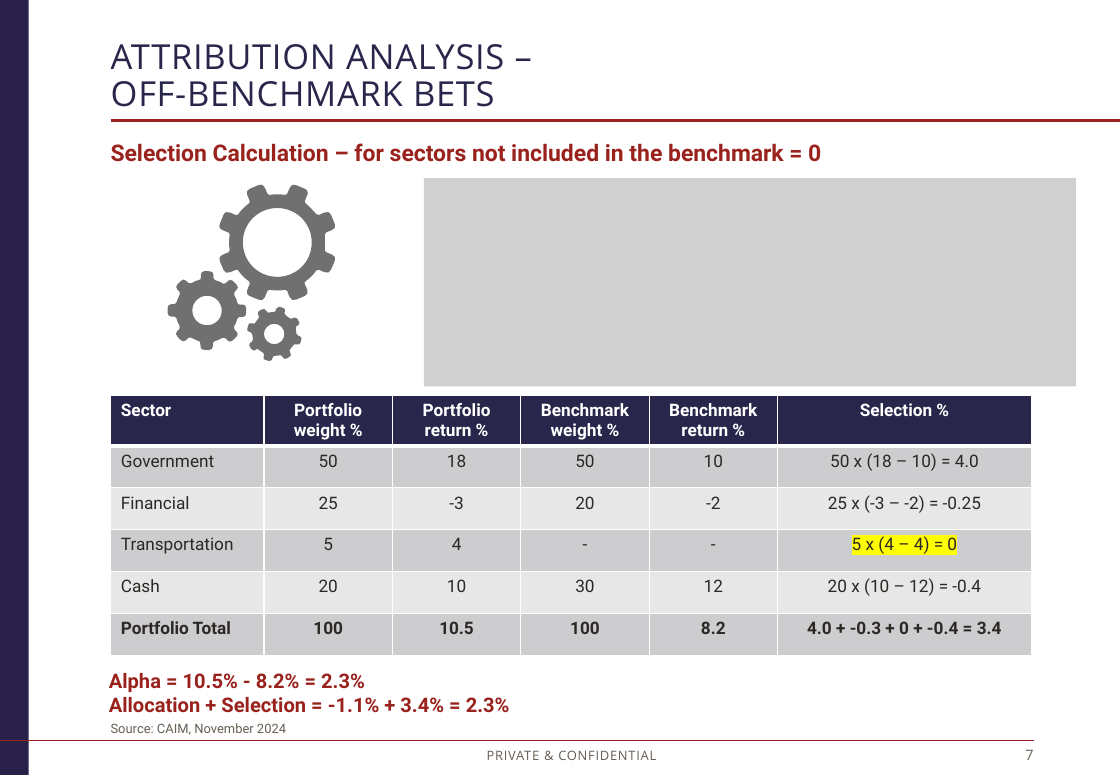
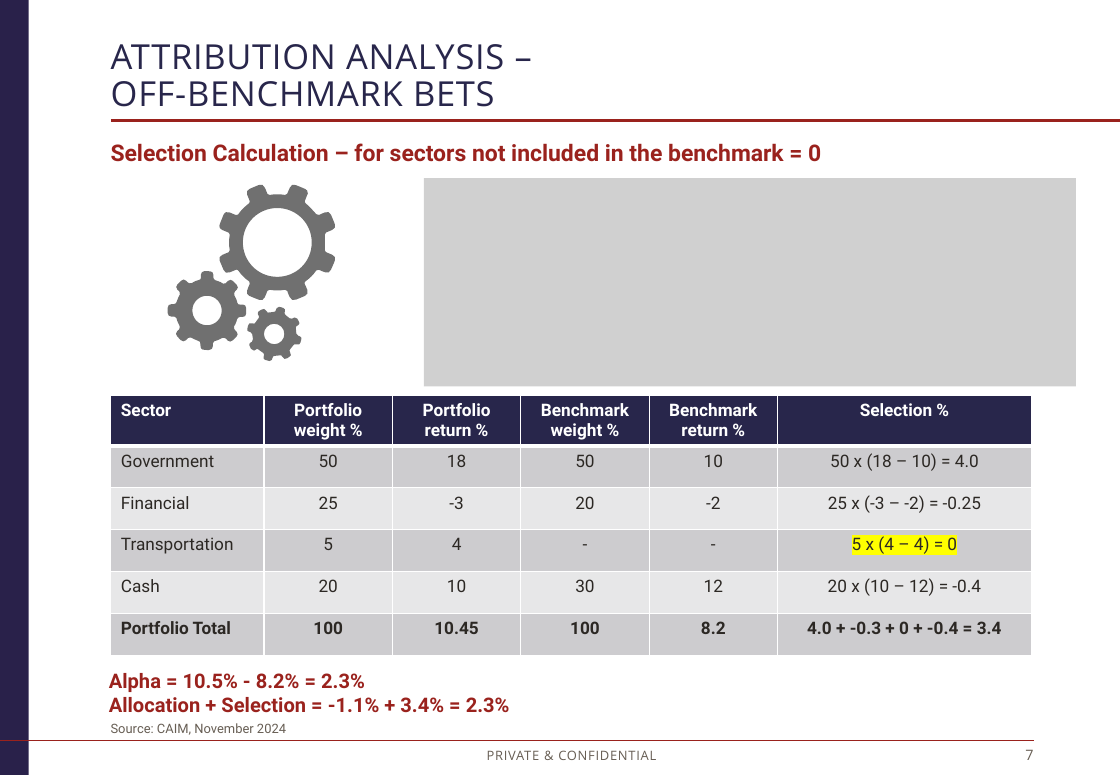
Before and after one commit to caim-code/cb-workshop-nov24, a slide deck: slide 7 of CAIM CB R3 - Return Attribution.pptx. Drawn at 1120x775 pixels with LibreOffice and Linux fonts; fonts in the diff are those of the drawing; grey boxes stand for pictures; background and template pictures are left out. Boxes give left, top, right and bottom in pixels: in the first picture for what was removed or moved away, otherwise in the second. Text is boxed around its words. In the diff, an @@ line names an element or a change of style, - is before the commit and + after.

```diff
--- a/CAIM CB R3 - Return Attribution.pptx
+++ b/CAIM CB R3 - Return Attribution.pptx
@@ table at (111,395,1031,657) @@
-row 6, column 3: 10.5
+row 6, column 3: 10.45
```
Also in this commit, not shown: 1 other slide changed.
